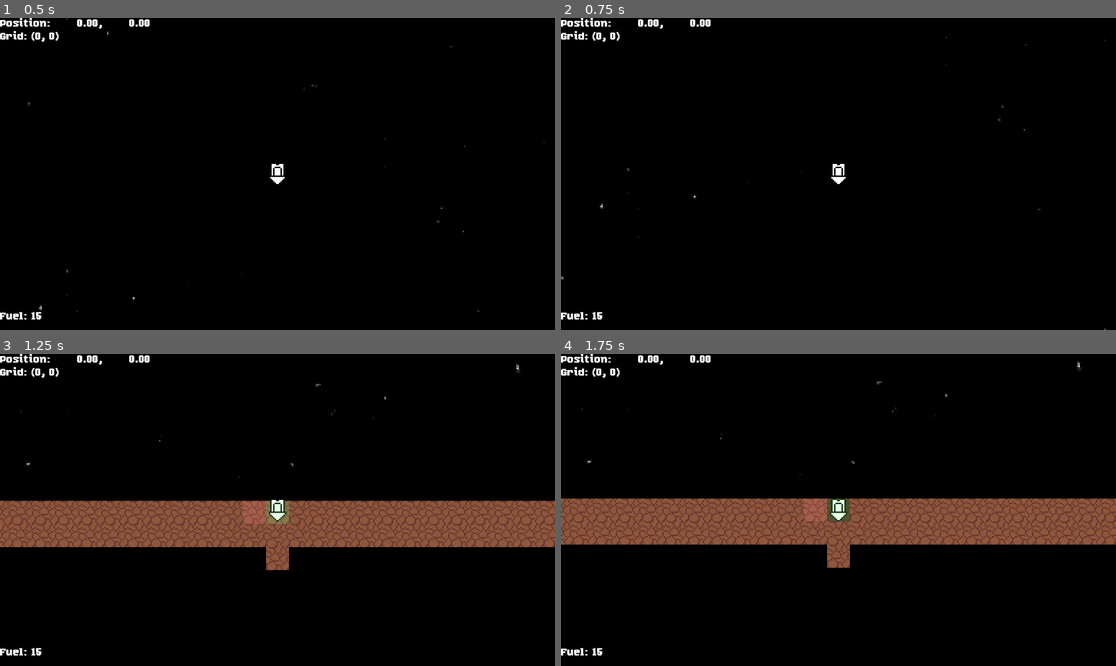
Above: before the commit, frames 1-4 (two rows, left to right).
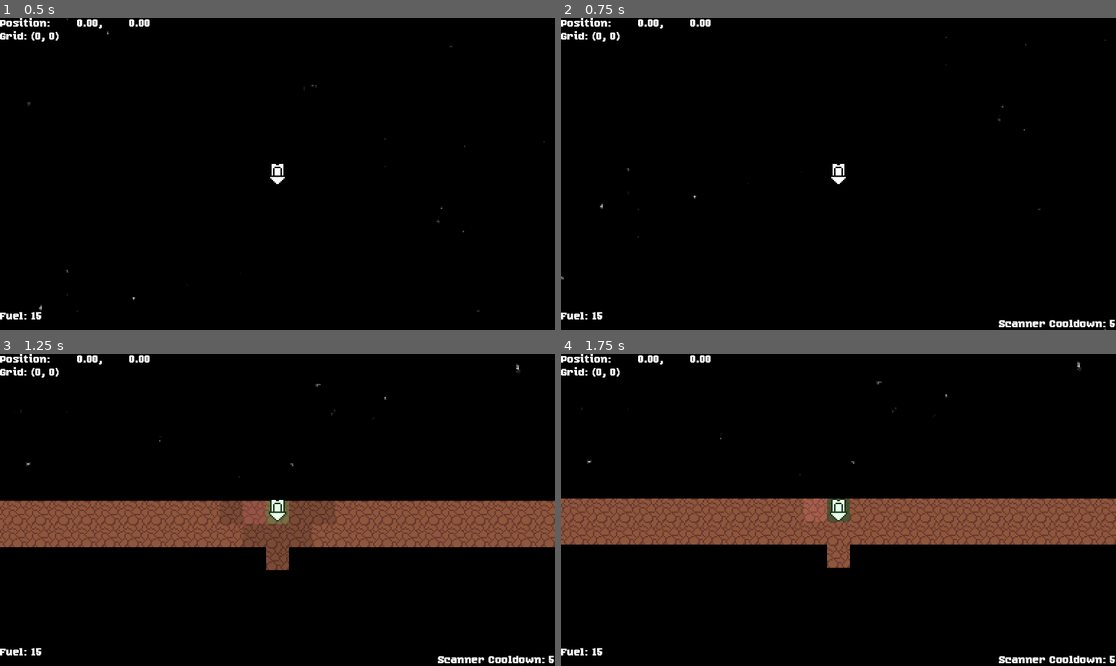
Above: after the commit, the same moments.

Repository: CoolGabrijel/excavator2
Game: Godot game, scene res://scenes/main.tscn
The game is run twice, just before and just after one commit, with the same random seed, the same clock (stepped at 60 frames per second) and the same inputs.
Inputs (mouse positions are in pixels of both pictures, inside the frame that each line leads up to):
- Up to frame 1 (0.5 s): no input
- Up to frame 2 (0.75 s): tap Enter at 0.5 s; move the mouse to (960, 158) at 0.52 s; hold D (Right) from 0.53 s (still down); click (960, 158) at 0.67 s
- Up to frame 3 (1.25 s): keep holding D (Right)
- Up to frame 4 (1.75 s): move the mouse to (727, 525) at 1.27 s; release D (Right) at 1.28 s; hold S (Down) from 1.28 s (still down); click (727, 525) at 1.42 s

Frame 1 is identical in both runs. In frame 2, 0.3% of the frame differs, in the area x 78-100%, y 96-100%; in frame 3, 0.3%; in frame 4, 0.3%.

Commit message:
Added Scanner Augment

Diff:
--- a/components/player.tscn
+++ b/components/player.tscn
@@ -1,7 +1,8 @@
-[gd_scene load_steps=16 format=3 uid="uid://y2kx1fl6aftx"]
+[gd_scene load_steps=18 format=3 uid="uid://y2kx1fl6aftx"]
 
 [ext_resource type="Texture2D" uid="uid://dsh8mb656eopf" path="res://textures/player.png" id="1_0g4kb"]
 [ext_resource type="Script" uid="uid://l8hr1my2a8si" path="res://scripts/player.gd" id="1_51jd6"]
+[ext_resource type="Script" uid="uid://i6exlrkd6p1m" path="res://scripts/scanner_aug.gd" id="3_0lm1f"]
 [ext_resource type="Script" uid="uid://ddnfjlsstu884" path="res://scripts/sweet_drill_aug.gd" id="3_5odhx"]
 [ext_resource type="PackedScene" uid="uid://c60pjop27p8gt" path="res://components/debug_pos.tscn" id="3_uapwn"]
 [ext_resource type="Script" uid="uid://t2j6fe8hxmie" path="res://scripts/pickup_notifier.gd" id="5_1kub6"]
@@ -35,6 +36,9 @@
 alpha_curve = SubResource("CurveTexture_1kub6")
 
 [sub_resource type="QuadMesh" id="QuadMesh_51jd6"]
+size = Vector2(16, 16)
+
+[sub_resource type="PlaceholderTexture2D" id="PlaceholderTexture2D_kuobi"]
 size = Vector2(16, 16)
 
 [sub_resource type="StyleBoxFlat" id="StyleBoxFlat_uapwn"]
@@ -80,6 +84,12 @@
 modulate = Color(1, 0.51, 0.51, 0.192157)
 position = Vector2(-16, 0)
 mesh = SubResource("QuadMesh_51jd6")
+
+[node name="Scanner" type="Sprite2D" parent="."]
+modulate = Color(1, 1, 1, 0.15686275)
+top_level = true
+texture = SubResource("PlaceholderTexture2D_kuobi")
+script = ExtResource("3_0lm1f")
 
 [node name="SweetDrill" type="Control" parent="."]
 visible = false
@@ -158,4 +168,27 @@
 script = ExtResource("5_1kub6")
 pickup_template = ExtResource("6_kuobi")
 
+[node name="ScannerDisplay" type="Control" parent="GUI"]
+layout_mode = 3
+anchors_preset = 15
+anchor_right = 1.0
+anchor_bottom = 1.0
+grow_horizontal = 2
+grow_vertical = 2
+mouse_filter = 2
+
+[node name="Label" type="Label" parent="GUI/ScannerDisplay"]
+layout_mode = 1
+anchors_preset = 3
+anchor_left = 1.0
+anchor_top = 1.0
+anchor_right = 1.0
+anchor_bottom = 1.0
+offset_left = -40.0
+offset_top = -24.0
+grow_horizontal = 0
+grow_vertical = 0
+text = "Scanner Cooldown: 5"
+
+[connection signal="block_mined" from="." to="Scanner" method="block_mined"]
 [connection signal="ore_mined" from="." to="GUI/PickupNotifier" method="spawn_pickup"]
--- a/scripts/player.gd
+++ b/scripts/player.gd
@@ -1,6 +1,7 @@
 extends Node2D
 class_name Player
 
+signal block_mined(block)
 signal ore_mined(ore, amount)
 
 @onready var gfx: Node2D = $Gfx
@@ -91,6 +92,7 @@
 			var fortune := roll_fortune()
 			target_block.mine(fortune)
 			fuel -=1
+			block_mined.emit(target_block)
 			if target_block.template is OreGen:
 				ore_mined.emit(target_block.template.Name, fortune)
 
--- /dev/null
+++ b/scripts/scanner_aug.gd
@@ -0,0 +1,54 @@
+extends Sprite2D
+
+@onready var player: Player = $".."
+@onready var label: Label = $"../GUI/ScannerDisplay/Label"
+
+var mouse_world_coords: Vector2
+var mouse_grid_coords: Vector2i
+var cooldown: int = 0
+
+func _ready() -> void:
+	if !Shop.scan_bought:
+		hide()
+		label.text = ""
+		return
+
+	show()
+
+func _process(_delta: float) -> void:
+	if !Shop.scan_bought:
+		return
+
+	mouse_world_coords = get_viewport().get_camera_2d().get_global_mouse_position()
+	mouse_grid_coords = player.world_to_grid_space(mouse_world_coords)
+	position = player.grid_to_world_space(mouse_grid_coords)
+
+	if mouse_grid_coords.y <= 0:
+		hide()
+		return
+	else:
+		show()
+
+func _unhandled_input(event: InputEvent) -> void:
+	if cooldown > 0:
+		return
+
+	if event is not InputEventMouseButton:
+		return
+
+	var mouse_input: InputEventMouseButton = event
+	if mouse_input.button_index == MOUSE_BUTTON_LEFT and mouse_input.pressed:
+		WorldInstance.reveal_radius(mouse_grid_coords, 2)
+		get_viewport().set_input_as_handled()
+		cooldown = 5
+		label.text = str("Scanner Cooldown: ", cooldown)
+
+func block_mined(_block: BlockInstance):
+	if !Shop.scan_bought:
+		label.text = ""
+		return
+
+	if cooldown > 0:
+		cooldown -= 1
+
+	label.text = str("Scanner Cooldown: ", cooldown)
--- a/scripts/shop.gd
+++ b/scripts/shop.gd
@@ -8,7 +8,7 @@
 static var fortune_freq: int = 3
 
 static var sweet_drilling_bought: bool = false
-static var sweet_drilling_size: int = 2
+static var sweet_drilling_size: int = 0
 static var sweet_drilling_freq: int = 0
 
 static var scan_bought: bool = false
Not shown, added: scripts/scanner_aug.gd.uid
